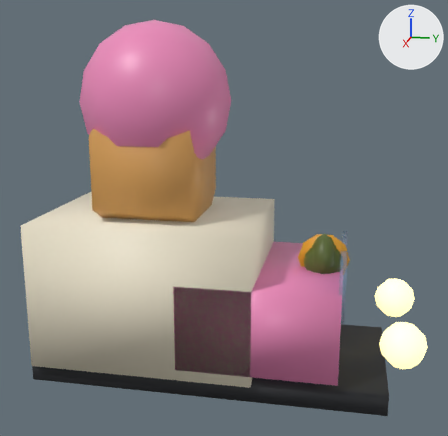
The glTF model assets-src/cars/helado/helado_raw.glb as it was, and as the next commit left it.
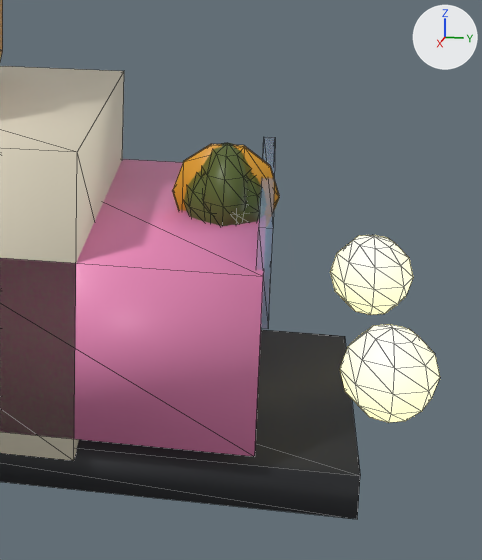
Old and new are each drawn whole from a 50 mm lens placed at (3.96, 0.84, 2.02), pointed at (0.03, 0.06, 1.04) and again close up on the part from 48% to 100% of the width and 38% to 100% of the height. The axes (+X, +Y, +Z) are drawn at upper right. The lights are the same throughout. The older version's two pictures come first. The close-ups show mesh edges as thin lines.

In view in the first close-up: 'Helado'.
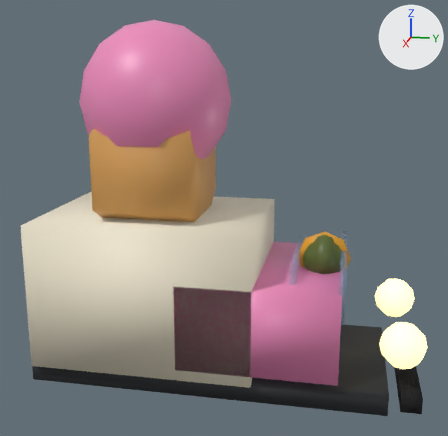
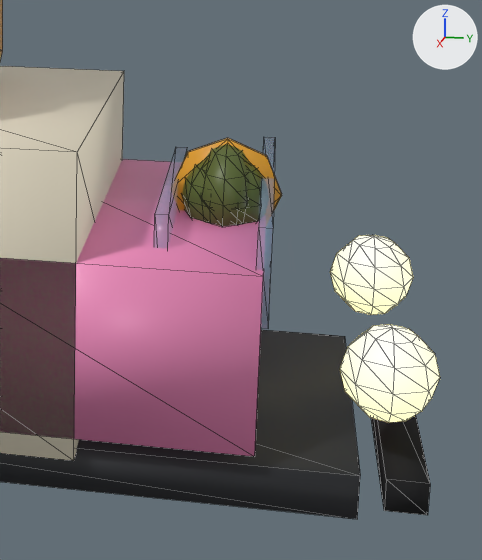
Boxes (x1, y1, x2, y2) around the edits, measured in the close-ups (482 x 560 px; the box of a moved part takes in the faces that stretch with it):
part 1 of me_helado, added
    after: (154, 147, 187, 248)
part 2 of me_helado, added
    after: (371, 415, 430, 515)
part 3 of me_helado, moved or reshaped
    before: (172, 144, 279, 226)
    after: (175, 138, 282, 227)

What changed in the scene script:
```text
Add mat_rubber:
    mat_rubber = principled_material('Rubber')
    mat_rubber.base_color = (0.00304, 0.00335, 0.00439)  # black #0a0b0e
    mat_rubber.roughness = 0.9
Add mat_glass_001:
    mat_glass_001 = principled_material('Glass.001')
    mat_glass_001.base_color = (0.0103, 0.0212, 0.0395)  # dark blue #1a2838
    mat_glass_001.roughness = 0.06
    mat_glass_001.alpha = 0.55
Add mat_rubber_001:
    mat_rubber_001 = principled_material('Rubber.001')
    mat_rubber_001.base_color = (0.00304, 0.00304, 0.00304)  # black #0a0a0a
    mat_rubber_001.roughness = 0.85
Change me_helado:
    used by ob_helado; location = (0.0, 0.0, 0.0)
    remove me_helado.from_pydata(...)  # 422 vertices, 784 faces; spans x -0.55..0.55, y -1.15..1.36, z -0.02..2.3
    add me_helado.from_pydata(...)  # 442 vertices, 812 faces; spans x -0.55..0.55, y -1.15..1.36, z -0.02..2.3
    me_helado part 1: a new loose piece, a box spanning x -0.375..0.375, y 0.53..0.57, z 0.41..0.83, in mat_glass (blue #88aacc)
    me_helado part 2: a new loose piece, a box spanning x -0.525..0.525, y 1.22..1.34, z 0.03..0.13, in mat_rubber (black #0a0b0e)
    me_helado part 3: 54 vertices moved from x -0.16..0.16, y 0.55..0.82, z 0.65..0.87 to x -0.17..0.17, y 0.55..0.82, z 0.65..0.97; 145 vertices removed from x -0.13..0.13, y 0.58..0.89, z 0.5..0.95; 125 vertices added at x -0.13..0.13, y 0.58..0.9, z 0.62..0.97
    other edits to the shape of me_helado do not show in these pictures
    remove me_helado.materials.append(mat_matte_003)  # dark green #3d4a22
    remove me_helado.materials.append(mat_matte_004)  # black #111111
    add me_helado.materials.append(mat_rubber)  # black #0a0b0e
    add me_helado.materials.append(mat_glass_001)  # dark blue #1a2838
    add me_helado.materials.append(mat_rubber_001)  # black #0a0a0a
```
